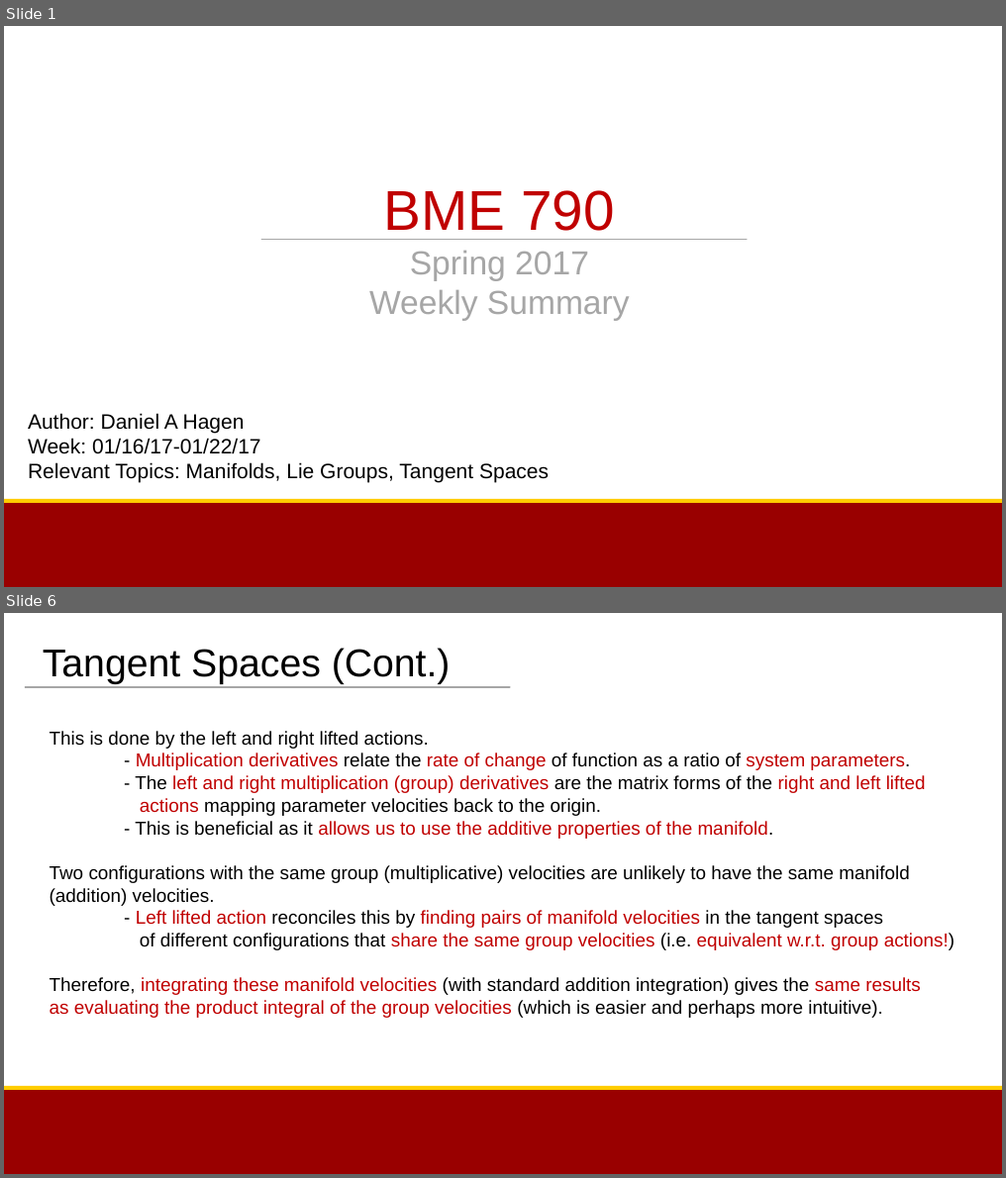
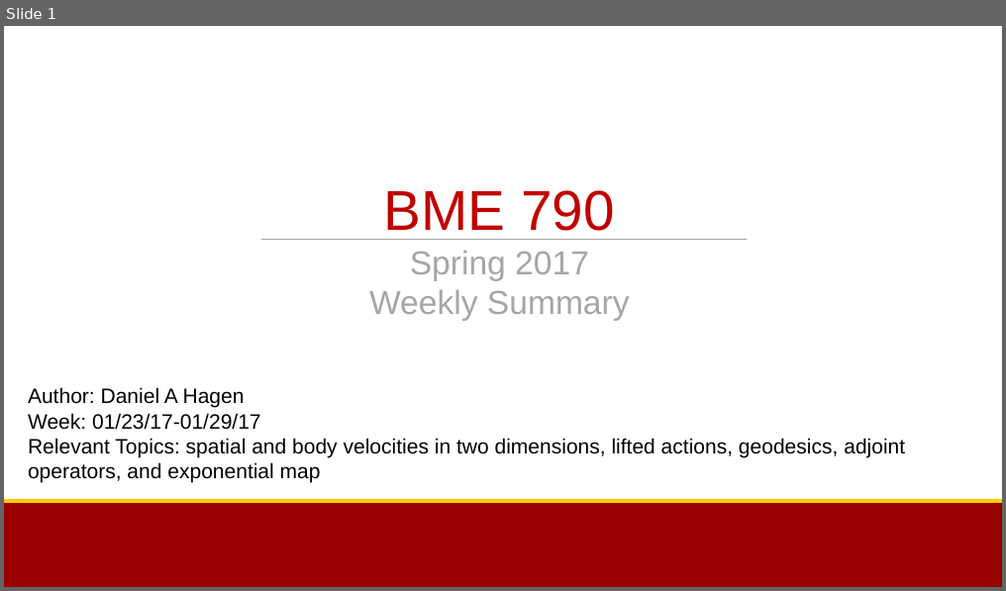
Before and after one commit to bc/Documents, a slide deck: BME790_Sp2017/Week2Summary.pptx. Shown one above the other, each under a label of ours: slides 1 and 6 before the commit, slide 1 after it; the slides between them are not shown. The pictures are 1006x1178 and 1006x591 pixels, drawn with LibreOffice and Linux fonts; fonts in the diff are those of the drawing; background and template pictures are left out. Boxes give left, top, right and bottom in pixels: in the first picture for what was removed or moved away, otherwise in the second. Text is boxed around its words. In the diff, an @@ line names an element or a change of style, - is before the commit and + after.

Commit message:
Week 2 Summary for BME790 Spring 2017

```diff
--- a/BME790_Sp2017/Week2Summary.pptx
+++ b/BME790_Sp2017/Week2Summary.pptx
@@ slide 6 removed at [4, 613, 1002, 1174], background #FFFFFF; not listed: 2 template elements that a slide beside it also shows @@
@@ subtitle removed at [43, 648, 450, 684] @@
-Tangent Spaces (Cont.)
@@ line removed from (25, 688) to (510, 688) @@
@@ text removed at [50, 731, 955, 1018] @@
-This is done by the left and right lifted actions.
-- Multiplication derivatives relate the rate of change of function as a ratio of system parameters.
-- The left and right multiplication (group) derivatives are the matrix forms of the right and left lifted
-actions mapping parameter velocities back to the origin.
-- This is beneficial as it allows us to use the additive properties of the manifold.
-Two configurations with the same group (multiplicative) velocities are unlikely to have the same manifold
-(addition) velocities.
-- Left lifted action reconciles this by finding pairs of manifold velocities in the tangent spaces
-of different configurations that share the same group velocities (i.e. equivalent w.r.t. group actions!)
-Therefore, integrating these manifold velocities (with standard addition integration) gives the same results
-as evaluating the product integral of the group velocities (which is easier and perhaps more intuitive).
@@ slide 1 changed as well @@
@@ subtitle at [28, 413, 905, 483]: text changed @@
-Week: 01/16/17-01/22/17
-Relevant Topics: Manifolds, Lie Groups, Tangent Spaces
+Week: 01/23/17-01/29/17
+Relevant Topics: spatial and body velocities in two dimensions, lifted actions, geodesics, adjoint operators, and exponential map
```
Also in this commit, not shown: 1 other slide changed, 4 slides added, 4 other slides removed, 2 other files.
